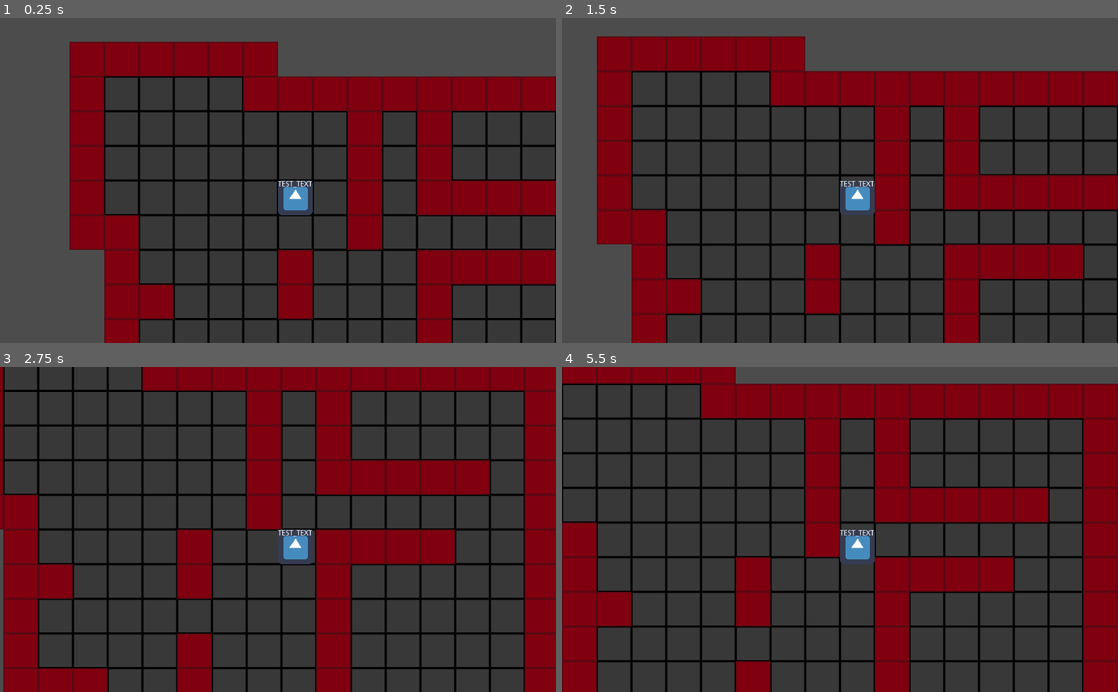
Above: before the commit, frames 1-4 (two rows, left to right).
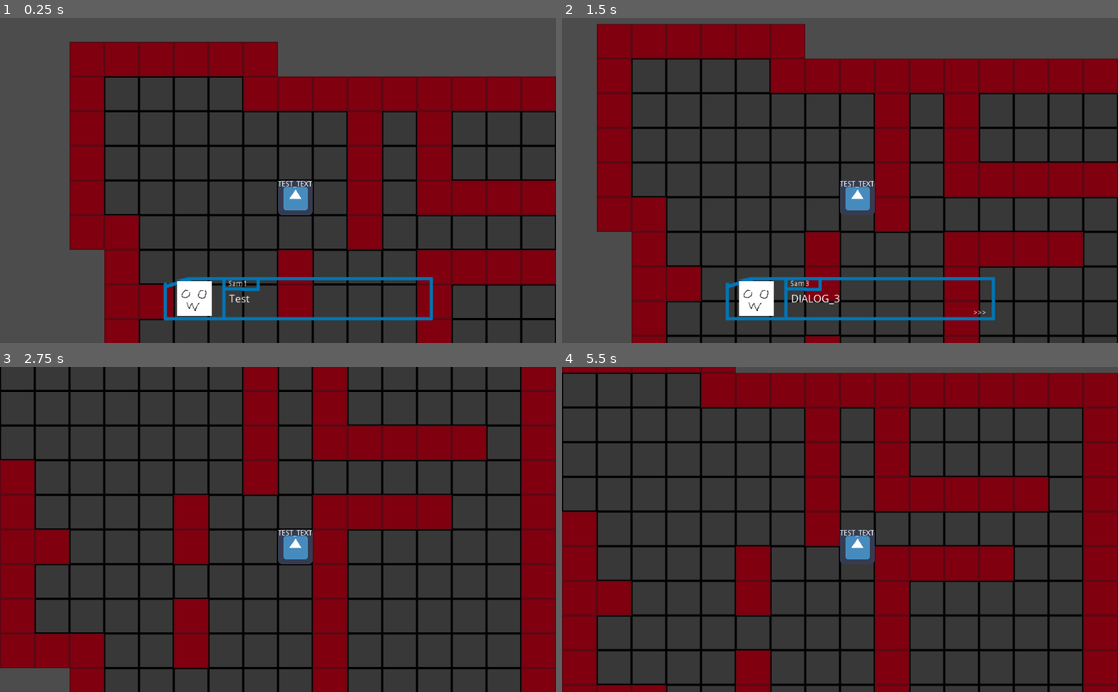
Above: after the commit, the same moments.

Repository: EcarusRW/replicate_game
Game: Godot game, scene res://map/TestMap.tscn
The game is run twice, just before and just after one commit, with the same random seed, the same clock (stepped at 60 frames per second) and the same inputs. The project has no main scene, so this scene is started directly. The engine's default icon, where the game draws it, is replaced by a stand-in: a white triangle on a blue panel in a dark square.
Inputs:
- Up to frame 1 (0.25 s): no input
- Up to frame 2 (1.5 s): tap Enter (ui_accept) at 0.5, 0.6, 0.77, 1.07, 1.35 s; hold Right (ui_right) 0.53-1.28 s; hold Down (ui_down) from 1.28 s (still down)
- Up to frame 3 (2.75 s): tap Enter (ui_accept) at 1.52, 1.82, 2.1 s; release Down (ui_down) at 2.03 s; hold Right (ui_right) from 2.03 s (still down)
- Up to frame 4 (5.5 s): release Right (ui_right) at 2.78 s; hold Up (ui_up) 2.78-3.53 s; tap Enter (ui_accept) at 2.85, 3.02, 3.32, 3.6, 3.77, 4.07, 4.25, 4.35, 4.52, 4.82, 5, 5.1 s; hold Left (ui_left) 3.53-5.03 s; hold Down (ui_down) from 5.03 s (still down)

The runs differ from the first frame. In frame 1, 2.2% of the frame differs, in the area x 29-78%, y 79-94%; in frame 2, 22%; in frame 3, 33%, in the area x 0-100%, y 0-100%; in frame 4, 20%.

Commit message:
Dialog flow completed

Diff:
--- a/locale/text.csv
+++ b/locale/text.csv
@@ -1,7 +1,7 @@
 ,en,es
 EMPTY_DIALOG,Placeholder text,Texto de prueba
-DIALOG_1,Testing with godotTesting with godotTesting with godotTesting with godot,
-DIALOG_2,,
-DIALOG_3,,
-DIALOG_4,,
+DIALOG_1,Testing with godotTesting with godotTesting with godotTesting with godot,"Hola, esto es una prueba"
+DIALOG_2,,Pasando por distintos textos
+DIALOG_3,,"Viendo como se ajustan los textos mas grandes, sin retorno de linea, lorem ipsum, lorem ipsum, lorem ipsum, lorem ipsum"
+DIALOG_4,,Ultimo texto :)
 DIALOG_5,,
--- a/map/TestMap.gd
+++ b/map/TestMap.gd
@@ -1,4 +1,16 @@
 extends TileMap
+
+onready var dialog_scn= preload("res://util/Dialog.tscn")
+
+func _ready():
+	var dialog = dialog_scn.instance()
+	dialog.init([
+		{"text":"DIALOG_1","name":"Sam1"},
+		{"text":"DIALOG_2","name":"Sam2"},
+		{"text":"DIALOG_3","name":"Sam3"},
+		{"text":"DIALOG_4","name":"Sam4"},
+	])
+	add_child(dialog)
 
 func hitting_wall(player,direction):
 	var target_cell=world_to_map(player.position)+direction
--- a/map/TestMap.tscn
+++ b/map/TestMap.tscn
@@ -15,3 +15,4 @@
 
 [node name="Player" parent="BarrierGrid" instance=ExtResource( 3 )]
 position = Vector2( 192, 128 )
+speed = 39
--- a/util/Dialog.gd
+++ b/util/Dialog.gd
@@ -1,17 +1,43 @@
 extends CanvasLayer
 
+# Dialog box that recieves a bunch of ids and names and processes
+# them as readable text, it has a skip text function and full
+# flow (except animations)
+# the constructor's array is like so:
+# [ {text,name},{...} ]
+
+export var dialog_ids=[]
+var dialog_stack=[]
 var ch_text={"full":"","build":""}
-var ch_name
+var talking=true
+
+func init(ids:Array):
+	dialog_ids=ids
+	dialog_stack=dialog_ids.duplicate()
 
 func _ready():
+	next_step_setup(dialog_stack[0])
 	if ch_text.full=="":
 		set_text("EMPTY_DIALOG")
 	$SlowText.start()
+
 func _process(_delta):
-	if len(ch_text.full)==len(ch_text.build):
-		$SlowText.stop()
-		ch_text.build=""
-		print("Fin")
+	if len(ch_text.full)==len(ch_text.build)&&talking:
+		stop_talking()
+
+func _input(_event):
+	if Input.is_action_just_pressed("ui_accept"):
+		if talking:
+			#ch_text.build=ch_text.full
+			$Panel/Dialog.text=ch_text.full
+			stop_talking()
+		else:
+			if dialog_stack.empty():
+				queue_free()
+			else:
+				next_step_setup(dialog_stack[0])
+				start_talking()
+
 func sentence_builder():
 	var build_length=len(ch_text.build)
 	if build_length==0:
@@ -20,5 +46,21 @@
 		ch_text.build=ch_text.full.substr(0,build_length+1)
 	$Panel/Dialog.text=ch_text.build
 
-func set_text(id):
+func set_text(id:String):
 	ch_text.full=tr(id)
+	ch_text.build=""
+
+func next_step_setup(res:Dictionary):
+	set_text(res.text)
+	$Panel/Name.text=res.name
+
+func stop_talking():
+	$SlowText.stop()
+	dialog_stack.pop_front()
+	$Panel/Next_arrow.visible=true
+	talking=false
+
+func start_talking():
+	$SlowText.start()
+	$Panel/Next_arrow.visible=false
+	talking=true
--- a/util/Dialog.tscn
+++ b/util/Dialog.tscn
@@ -1,7 +1,9 @@
-[gd_scene load_steps=3 format=2]
+[gd_scene load_steps=5 format=2]
 
 [ext_resource path="res://util/Dialog.gd" type="Script" id=1]
-[ext_resource path="res://fonts/MainFont.tres" type="DynamicFont" id=2]
+[ext_resource path="res://tilesets/TextBox.png" type="Texture" id=2]
+[ext_resource path="res://tilesets/owo.png" type="Texture" id=3]
+[ext_resource path="res://fonts/MainFont.tres" type="DynamicFont" id=4]
 
 [node name="Dialog" type="CanvasLayer"]
 pause_mode = 2
@@ -13,27 +15,37 @@
 [node name="SlideDown" type="Tween" parent="."]
 
 [node name="Panel" type="Sprite" parent="."]
-position = Vector2( 542.987, 496.145 )
+position = Vector2( 548.429, 515.19 )
+texture = ExtResource( 2 )
 region_rect = Rect2( 673, 5, 0, 0 )
 
+[node name="TalkSprite" type="Sprite" parent="Panel"]
+position = Vector2( -190.707, 2.72076 )
+texture = ExtResource( 3 )
+
 [node name="Name" type="Label" parent="Panel"]
-margin_left = -361.879
-margin_top = -58.9284
-margin_right = -212.879
-margin_bottom = -41.9284
-custom_colors/font_color_shadow = Color( 0.65098, 0.341176, 0.694118, 1 )
-custom_constants/shadow_offset_x = 2
-custom_constants/shadow_offset_y = 1
-text = "nombre"
+margin_left = -128.297
+margin_top = -31.2484
+margin_right = 20.7025
+margin_bottom = -14.2484
+text = "name"
 
 [node name="Dialog" type="Label" parent="Panel"]
-margin_left = -360.493
-margin_top = -28.4727
-margin_right = 185.507
-margin_bottom = 51.5273
-custom_fonts/font = ExtResource( 2 )
+margin_left = -126.0
+margin_top = -11.0
+margin_right = 431.0
+margin_bottom = 67.0
+custom_fonts/font = ExtResource( 4 )
 text = "DIALOG_1"
 autowrap = true
+
+[node name="Next_arrow" type="Label" parent="Panel"]
+visible = false
+margin_left = 209.318
+margin_top = 22.1832
+margin_right = 249.318
+margin_bottom = 36.1832
+text = ">>>"
 
 [node name="SlowText" type="Timer" parent="."]
 wait_time = 0.06
Binary file changed: locale/text.en.translation
Binary file changed: locale/text.es.translation
Binary file added: tilesets/TextBox.png
Not shown, added: tilesets/TextBox.png.import
Binary file added: tilesets/owo.png
Not shown, added: tilesets/owo.png.import
